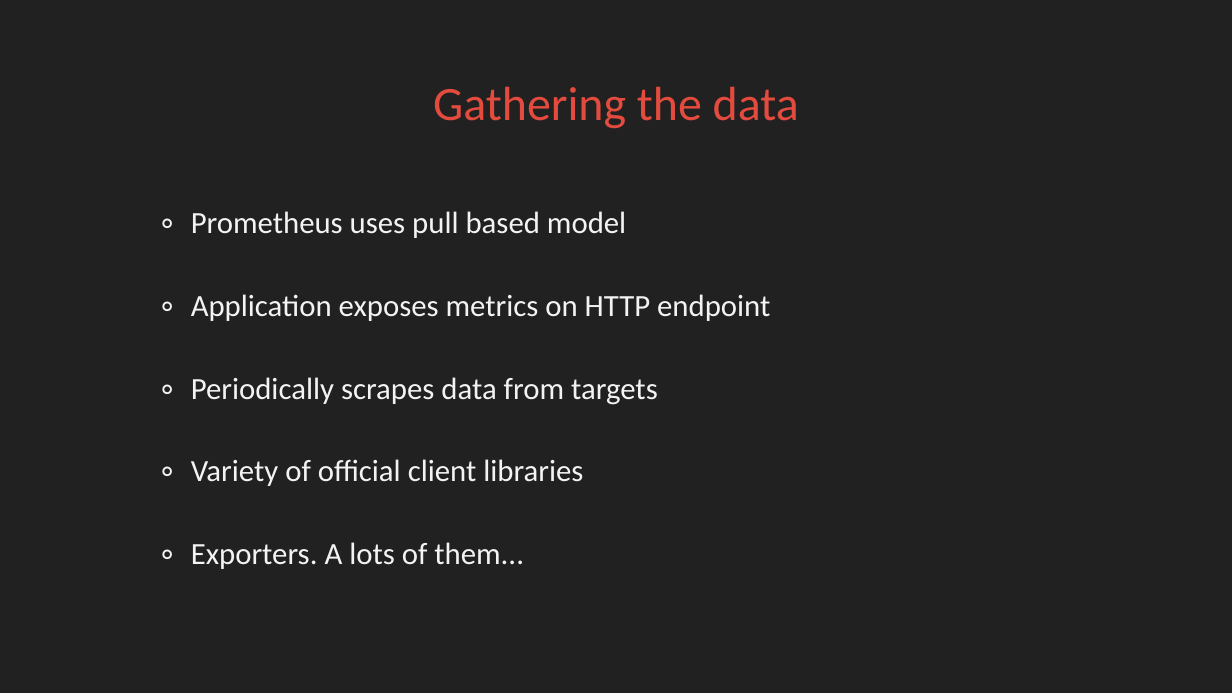
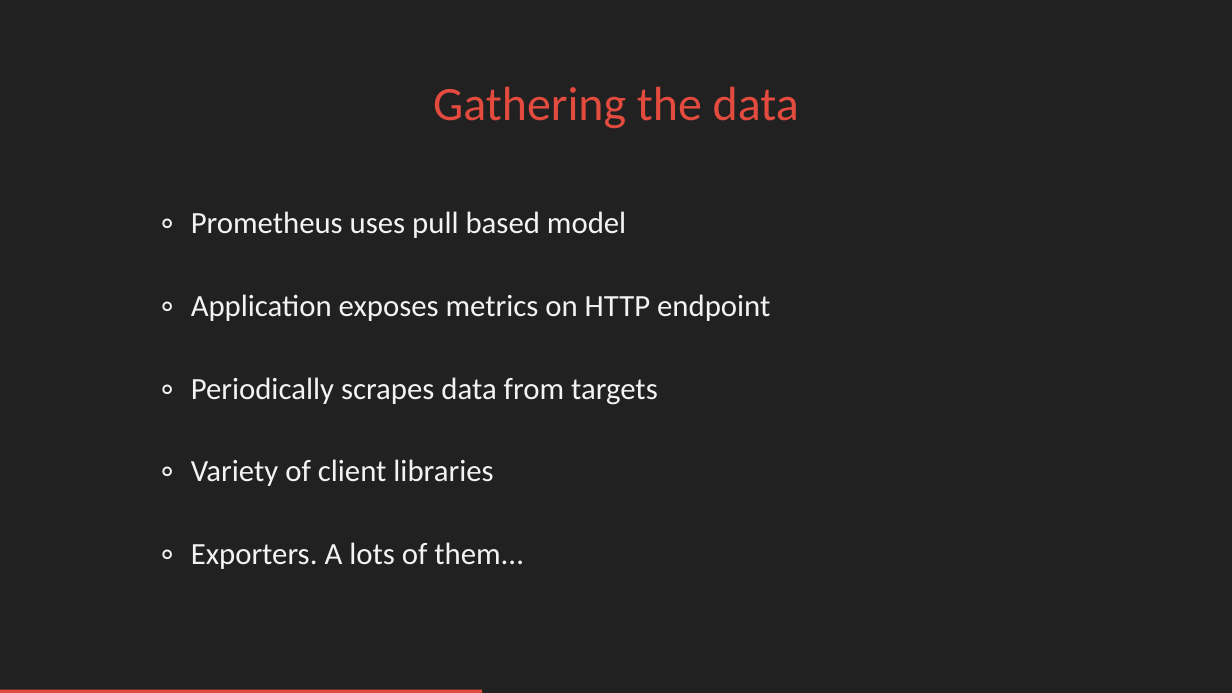
Before and after one commit to FUSAKLA/prometheus-demo, a slide deck: slide 10 of Prometheus-light-shadow-livers.pptx (slide 6 before the commit). Drawn at 1232x693 pixels with LibreOffice and Linux fonts; fonts in the diff are those of the drawing; background and template pictures are left out. Boxes give left, top, right and bottom in pixels: in the first picture for what was removed or moved away, otherwise in the second. Text is boxed around its words. In the diff, an @@ line names an element or a change of style, - is before the commit and + after.

```diff
--- a/Prometheus-light-shadow-livers.pptx
+++ b/Prometheus-light-shadow-livers.pptx
@@ text at (191,459,493,486): text changed @@
-∘ Variety of official client libraries
+∘ Variety of client libraries
@@ rectangle added at (0,690,482,693), fill #E24B3E @@
```
Also in this commit, not shown: 15 other slides changed, 7 slides added, 2 slides removed, 1 other file.
